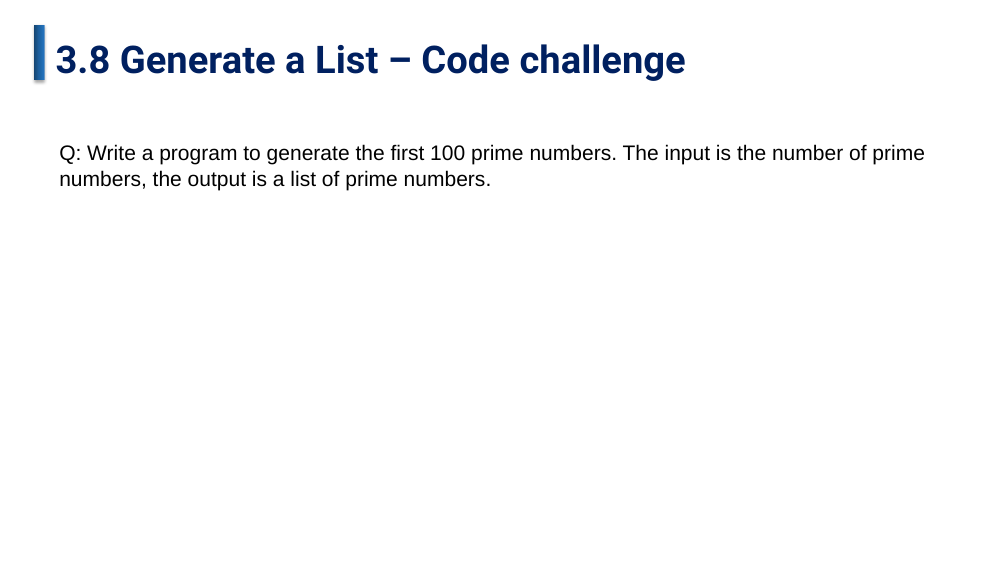
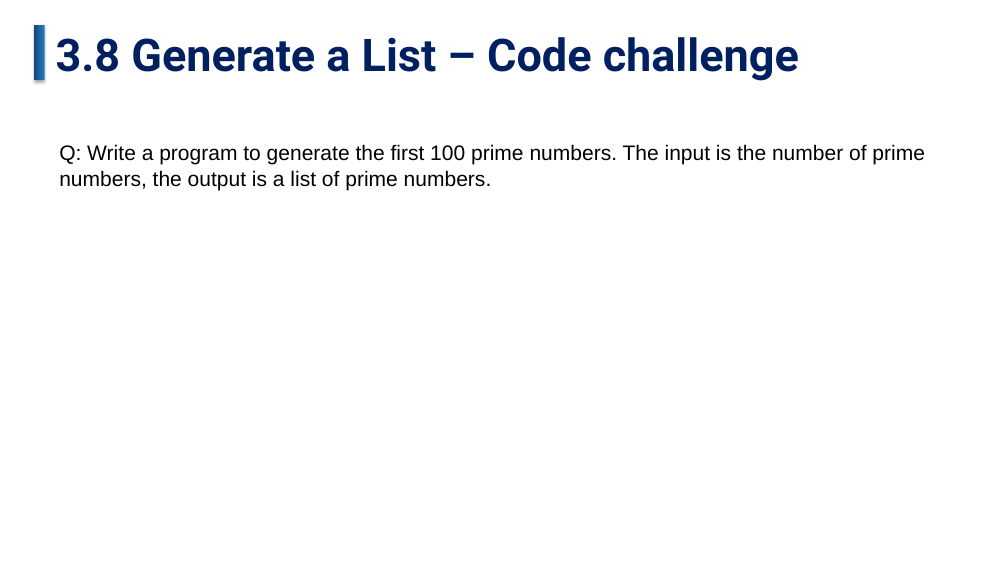
Before and after one commit to JasonZhangHub/DataAnalysiswithPython-FullCourseForBeginners, a slide deck: slide 30 of Data Analysis with Python-Full Course for Beginners.pptx. Drawn at 1008x567 pixels with LibreOffice and Linux fonts; fonts in the diff are those of the drawing. Boxes give left, top, right and bottom in pixels: in the first picture for what was removed or moved away, otherwise in the second. Text is boxed around its words. In the diff, an @@ line names an element or a change of style, - is before the commit and + after.

```diff
--- a/Data Analysis with Python-Full Course for Beginners.pptx
+++ b/Data Analysis with Python-Full Course for Beginners.pptx
@@ text "3.8 Generate a List – ..." at [56,37,799,81]: size 36.3 to 42.9 pt; line spacing 0.8 to 0.9 @@
```
Also in this commit, not shown: 4 other slides changed, 13 slides added.
